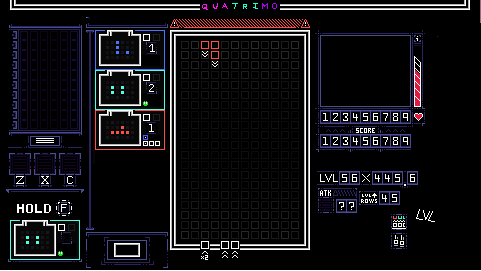
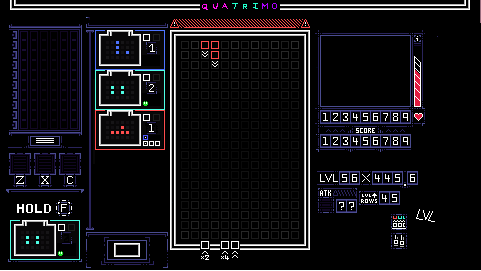
Two versions of the same layered image (481x271). Layer-by-layer changes:
painted on "Layer" over [205, 255, 229, 260]
